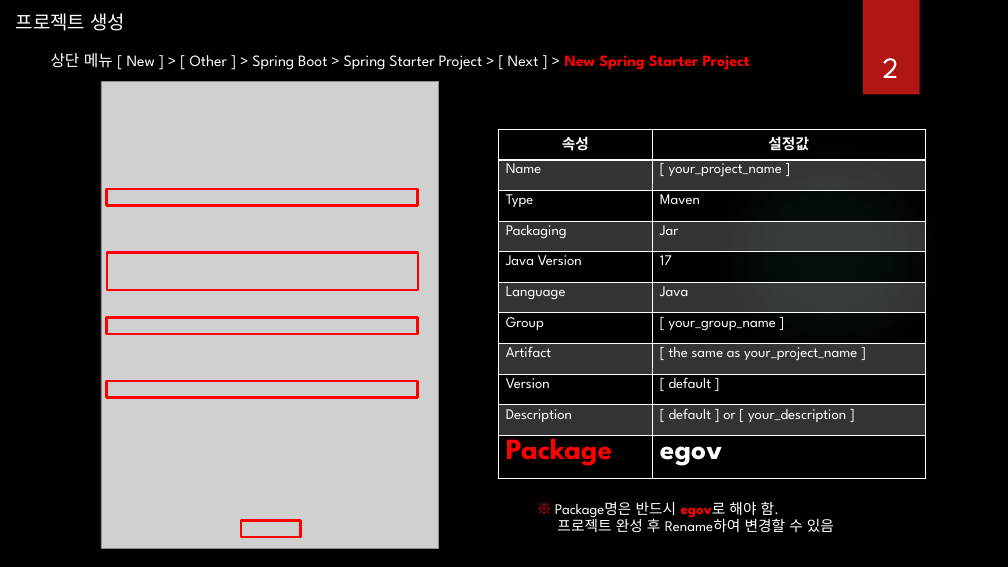
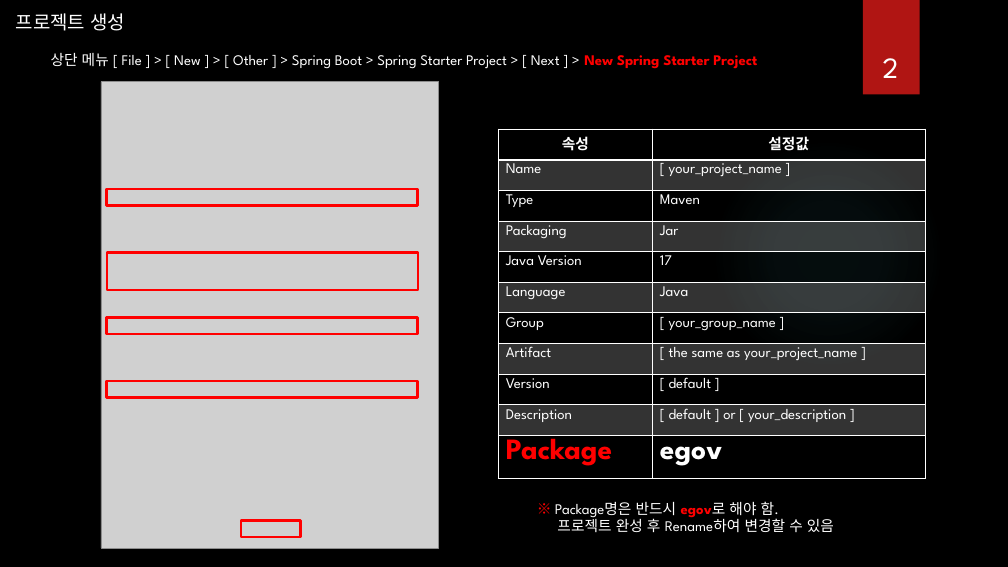
Before and after one commit to hancha123/Spring-Boot, a slide deck: slide 3 of Spring Boot Template.pptx. Drawn at 1008x567 pixels with LibreOffice and Linux fonts; fonts in the diff are those of the drawing; grey boxes stand for pictures; background and template pictures are left out. Boxes give left, top, right and bottom in pixels: in the first picture for what was removed or moved away, otherwise in the second. Text is boxed around its words. In the diff, an @@ line names an element or a change of style, - is before the commit and + after.

Commit message:
SpringBoot Template Generator User Guide

```diff
--- a/Spring Boot Template.pptx
+++ b/Spring Boot Template.pptx
@@ text at box(51, 53, 757, 69): text changed; size 15 to 14 pt @@
-상단 메뉴 [ New ] > [ Other ] > Spring Boot > Spring Starter Project > [ Next ] > New Spring Starter Project
+상단 메뉴 [ File ] > [ New ] > [ Other ] > Spring Boot > Spring Starter Project > [ Next ] > New Spring Starter Project
```
